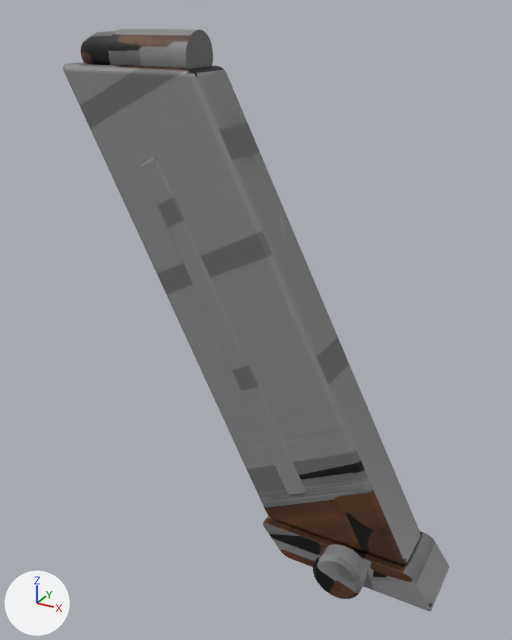
Two versions of the FBX model blender/export/afp08_mag_lod1.fbx, one commit apart.
Before and after are seen from a 50 mm lens placed at (0.0712, -0.1258, 0.0607), pointed at (0.0024, -0.0007, -0.0018). The axes (+X, +Y, +Z) are drawn at lower left. The lights are the same throughout. The first picture is the older version.

Names of what the first picture shows: 'P08M_LOD_1'.
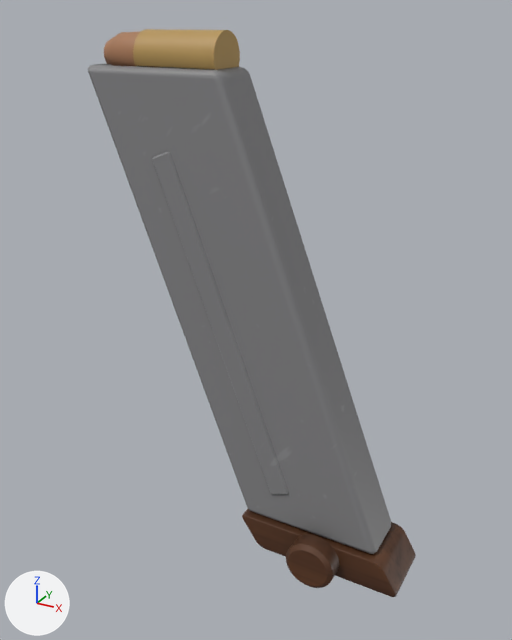
Changed parts and their boxes [x1, y1, x2, y2] in the pictures (512 x 640 px; the box of a moved part takes in the faces that stretch with it):
'P08M_LOD_1', reshaped (15% narrower)
    before: [63, 29, 449, 611]
    after: [88, 29, 416, 597]
part 1 of me_p08m_lod_1, moved or reshaped
    before: [313, 544, 368, 599]
    after: [286, 534, 339, 588]
part 2 of me_p08m_lod_1, moved or reshaped
    before: [263, 516, 449, 611]
    after: [242, 509, 416, 597]
part 3 of me_p08m_lod_1, moved or reshaped
    before: [63, 62, 420, 565]
    after: [88, 63, 391, 554]
part 4 of me_p08m_lod_1, moved or reshaped
    before: [140, 157, 306, 495]
    after: [152, 152, 289, 495]
part 5 of me_p08m_lod_1, moved or reshaped
    before: [108, 29, 213, 69]
    after: [133, 29, 240, 70]
part 6 of me_p08m_lod_1, added (brown)
    after: [104, 31, 155, 67]
part 7 of me_p08m_lod_1, deleted
    before: [81, 31, 132, 66]

The change, as a list of edits to the scene's bpy script:
```text
Change me_p08m_lod_1:
    used by ob_p08m_lod_1; location = (0.0, 0.0, 0.0)
    remove me_p08m_lod_1.from_pydata(...)  # 769 vertices, 1397 faces; spans x -0.0421..0.0489, y -0.012..0.012, z -0.06..0.0569
    add me_p08m_lod_1.from_pydata(...)  # 767 vertices, 1395 faces; spans x -0.0351..0.041, y -0.012..0.012, z -0.06..0.0569
    me_p08m_lod_1 part 1: the loose piece of 122 vertices spanning x 0.0227..0.0343, y -0.012..-0.0075, z -0.06..-0.0484 is moved by (-0.0068, 0.0, 0.0)
    me_p08m_lod_1 part 2: the loose piece of 178 vertices spanning x 0.0078..0.0489, y -0.0075..0.0075, z -0.058..-0.05 is multiplied about its middle by the matrix ((0.959, 0.0, 0.104), (0.0, 0.995, 0.0), (0.0, 0.0, 0.984)), then moved by (-0.0068, 0.0, 0.0)
    me_p08m_lod_1 part 3: the loose piece of 96 vertices spanning x -0.0421..0.0421, y -0.0064..0.0064, z -0.05..0.05 is multiplied about its middle by the matrix ((0.958, 0.0, 0.104), (0.0, 1.0, 0.0), (0.0, 0.0, 1.0))
    me_p08m_lod_1 part 4: the loose piece of 20 vertices spanning x -0.0222..0.0182, y -0.0069..-0.0063, z -0.0406..0.0326 is turned 6 degrees about the y axis through its middle, then moved by (-0.0005, 0.0, 0.0)
    me_p08m_lod_1 part 5: the loose piece of 70 vertices spanning x -0.0297..-0.0107, y -0.0049..0.0049, z 0.0471..0.0569 is moved by (0.0063, 0.0, 0.0)
    me_p08m_lod_1 part 6: a new loose piece of 62 vertices spanning x -0.034..-0.0234, y -0.0045..0.0045, z 0.0487..0.0565, in mat_p08m_body_dayz (picture img_afp08_mag_co_png)
    me_p08m_lod_1 part 7
    63 vertices are removed from x -0.0403..-0.0297, y -0.0045..0.0045, z 0.0487..0.0565
    94 faces are deleted
    other edits to the shape of me_p08m_lod_1 do not show in these pictures
```
